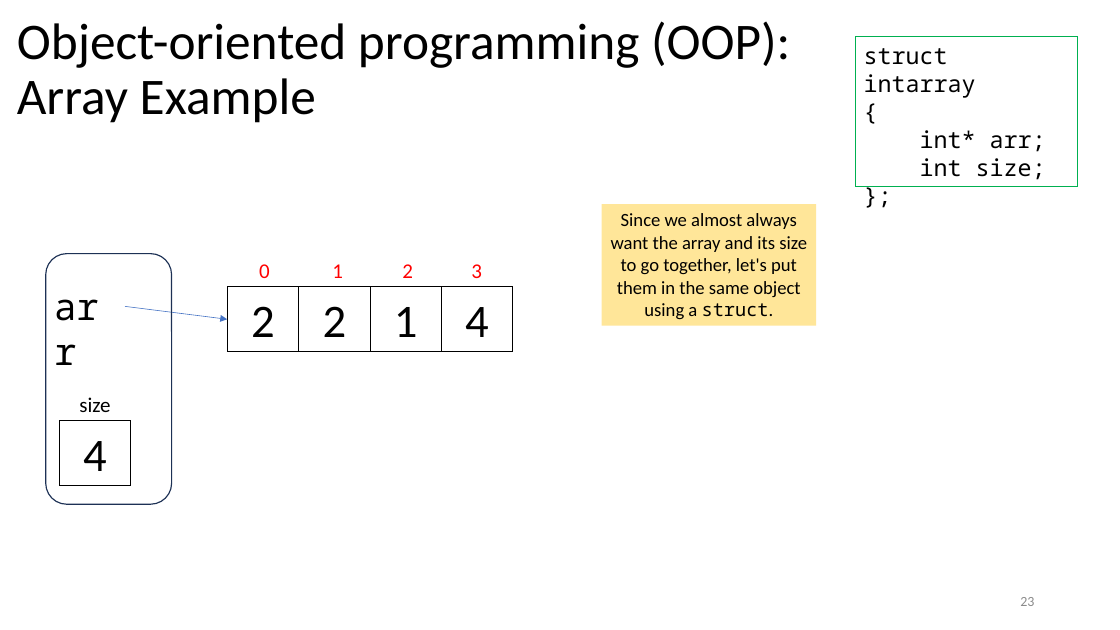
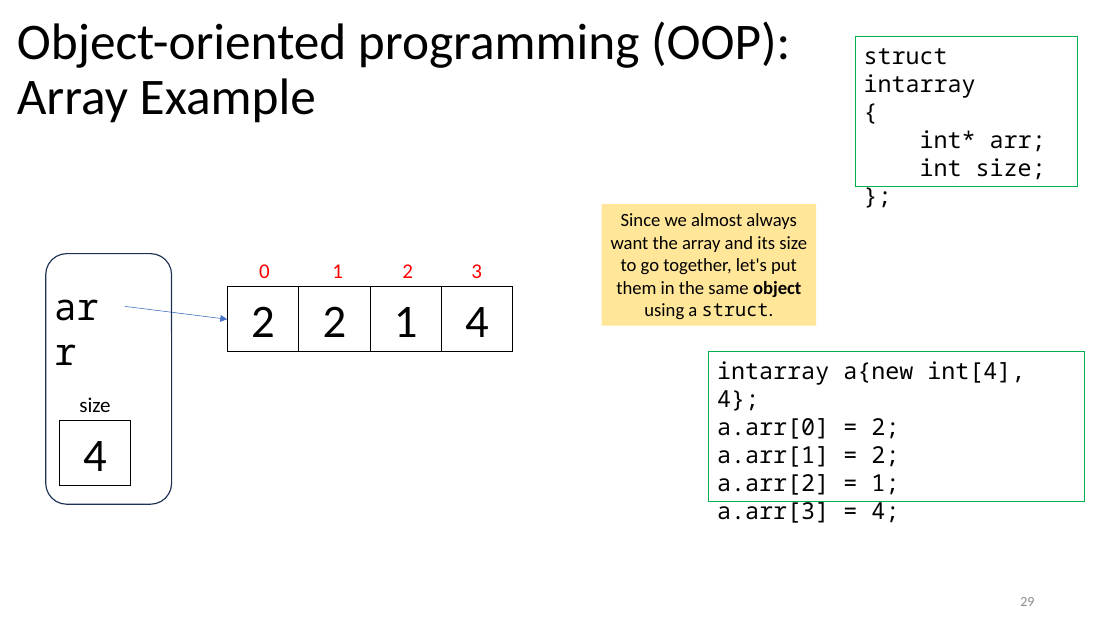
Before and after one commit to tjd1234/cmpt135spring2024, a slide deck: slide 29 of sample_code/week4/week4_cmpt135.pptx (slide 23 before the commit). Drawn at 1120x630 pixels with LibreOffice and Linux fonts; fonts in the diff are those of the drawing. Boxes give left, top, right and bottom in pixels: in the first picture for what was removed or moved away, otherwise in the second. Text is boxed around its words. In the diff, an @@ line names an element or a change of style, - is before the commit and + after.

```diff
--- a/sample_code/week4/week4_cmpt135.pptx
+++ b/sample_code/week4/week4_cmpt135.pptx
@@ rectangle "Since we almost always want ..." at (602, 204, 816, 326): bold on in "object" @@
@@ rectangle added at (709, 352, 1086, 502), outline #00B050 0.75 pt, 20 pt, text #000000 @@
+intarray a{new int[4], 4};
+a.arr[0] = 2;
+a.arr[1] = 2;
+a.arr[2] = 1;
+a.arr[3] = 4;
@@ page number at (1020, 597, 1034, 606): text changed @@
-23
+29
```
Also in this commit, not shown: 19 other slides changed, 7 slides added, 1 slide removed, 1 other file.
